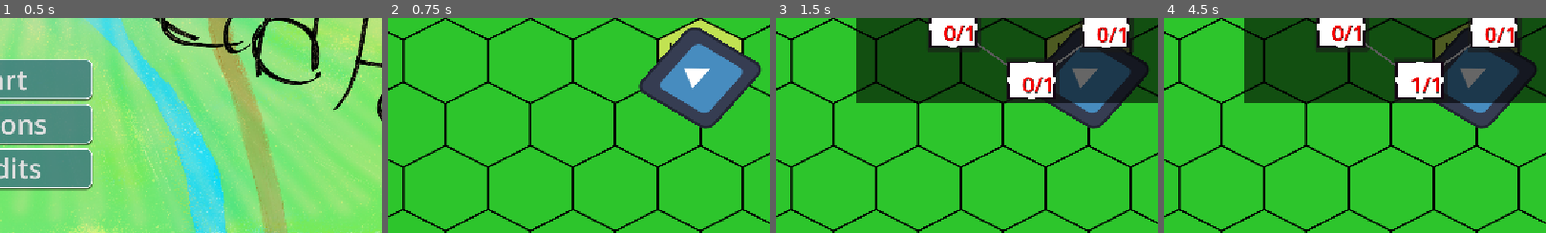
Above: before the commit, frames 1-4 (left to right).
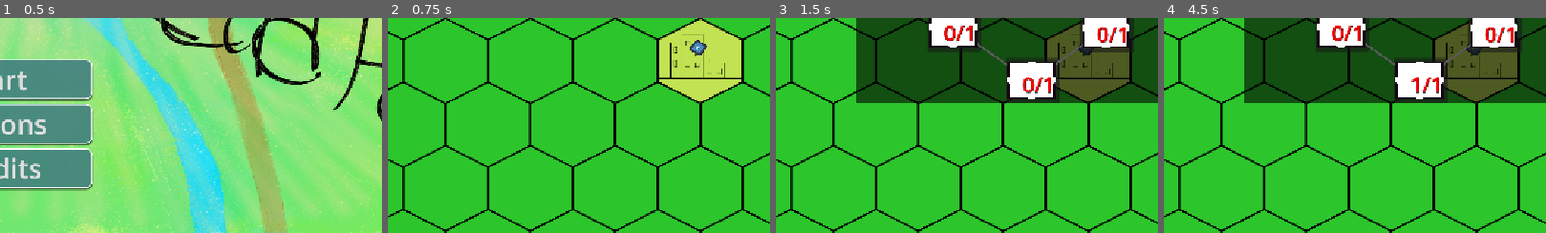
Above: after the commit, the same moments.

Repository: Group05Games/GMTK-Game-Jam-2025
Game: Godot game, scene res://Scenes/main_menu.tscn
The game is run twice, just before and just after one commit, with the same random seed, the same clock (stepped at 60 frames per second) and the same inputs. The engine's default icon, where the game draws it, is replaced by a stand-in: a white triangle on a blue panel in a dark square.
Inputs (mouse positions are % of the whole screen's width and height, from its top left):
- Up to frame 1 (0.5 s): no input
- Up to frame 2 (0.75 s): click "Start" at 0.5 s
- Up to frame 3 (1.5 s): click "Upgrades" at 1.25 s
- Up to frame 4 (4.5 s): click "Stats" at 2 s; click "Hide" at 2.75 s; click "Show" at 3.5 s; click (48, 64) at 4.25 s
The pictures show only the part of the screen within x 15-65%, y 50-100%; the shares and areas given below are measured in that part.

Frame 1 is identical in both runs. In frame 2, 8.7% of the frame differs, in the area x 65-98%, y 4-52%; in frame 3, 6.9%; in frame 4, 6.9%.

Commit message:
Add caravan to main

Diff:
--- a/new-game-project/Scenes/Main.tscn
+++ b/new-game-project/Scenes/Main.tscn
@@ -1,17 +1,11 @@
-[gd_scene load_steps=8 format=4 uid="uid://dpwvrpmexdr2q"]
+[gd_scene load_steps=7 format=4 uid="uid://dpwvrpmexdr2q"]
 
-[ext_resource type="Texture2D" uid="uid://cex7x7jjxohcf" path="res://icon.svg" id="1_5jne7"]
 [ext_resource type="Script" uid="uid://clp11n0xr2rgn" path="res://Script/Tile_Interaction_Controller.gd" id="1_asxmm"]
 [ext_resource type="PackedScene" uid="uid://b7kdwob6oncjc" path="res://Prefabs/Camera.tscn" id="2_feffm"]
 [ext_resource type="TileSet" uid="uid://cp3r1y04vw1ab" path="res://Assets/Board_Tile_Tilemaps.tres" id="3_tq7qs"]
 [ext_resource type="Script" uid="uid://buj6ft1vvdf2f" path="res://addons/hexagon_tilemaplayer/hexagon_tilemaplayer.gd" id="4_asxmm"]
+[ext_resource type="PackedScene" uid="uid://d2fmv65w1hmrl" path="res://Prefabs/Caravan.tscn" id="5_v1gob"]
 [ext_resource type="PackedScene" uid="uid://bw2o1uuun6ifq" path="res://Prefabs/tile_information_display.tscn" id="7_jw32o"]
-
-[sub_resource type="Curve2D" id="Curve2D_feffm"]
-_data = {
-"points": PackedVector2Array(0, 0, 0, 0, 134.548, 125.17, 0, 0, 0, 0, 113.247, 162.251, 0, 0, 0, 0, 90.8162, 203.671, 0, 0, 0, 0, 47.0848, 199.529, 0, 0, 0, 0, 3.99892, 196.176, 0, 0, 0, 0, 28.85, 161.462, 0, 0, 0, 0, 9.0014, 121.422, 0, 0, 0, 0, -5.03783, 84.1436, 0, 0, 0, 0, -22.9499, 48.4431, 0, 0, 0, 0, -52.9649, 7.02256, 0, 0, 0, 0, -72.4907, -30.2559, 0, 0, 0, 0, -103.312, -69.3095, 0, 0, 0, 0, -136.716, -68.3233, 0, 0, 0, 0, -160.276, -28.4808, 0, 0, 0, 0, -174.8, 10.7701, 0, 0, 0, 0, -157.372, 51.9934, 0, 0, 0, 0, -136.393, 88.2857, 0, 0, 0, 0, -111.22, 125.959, 0, 0, 0, 0, -91.0483, 165.012, 0, 0, 0, 0, -72.8134, 199.135, 0, 0, 0, 0, -48.4465, 237.202)
-}
-point_count = 21
 
 [node name="TileMapController" type="Node2D"]
 script = ExtResource("1_asxmm")
@@ -27,26 +21,6 @@
 
 [node name="Camera2D" parent="." instance=ExtResource("2_feffm")]
 
-[node name="Path2D2" type="Path2D" parent="."]
-self_modulate = Color(0.694118, 0.709804, 0, 1)
-position = Vector2(-706.781, -500.604)
-scale = Vector2(6.19692, 5.06995)
-curve = SubResource("Curve2D_feffm")
-
-[node name="PathFollow2D" type="PathFollow2D" parent="Path2D2"]
-position = Vector2(134.548, 125.17)
-rotation = -0.942
-rotates = false
-loop = false
-
-[node name="Caravan" type="Sprite2D" parent="Path2D2/PathFollow2D"]
-z_index = -3
-position = Vector2(-7.08316, 5.35073)
-scale = Vector2(0.37202, 0.348047)
-texture = ExtResource("1_5jne7")
-
-[node name="Timer" type="Timer" parent="Path2D2/PathFollow2D/Caravan"]
-wait_time = 2.0
-one_shot = true
+[node name="Caravan" parent="." instance=ExtResource("5_v1gob")]
 
 [node name="TileInformationDisplay" parent="." instance=ExtResource("7_jw32o")]
